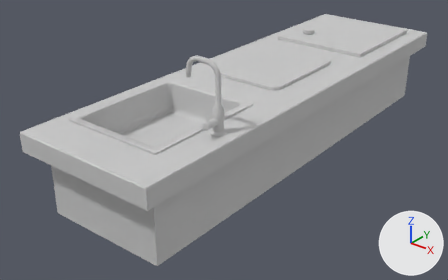
One commit to the FBX model Assets/07.Models/InGame/Ground.FBX: the scene before it, then after it.
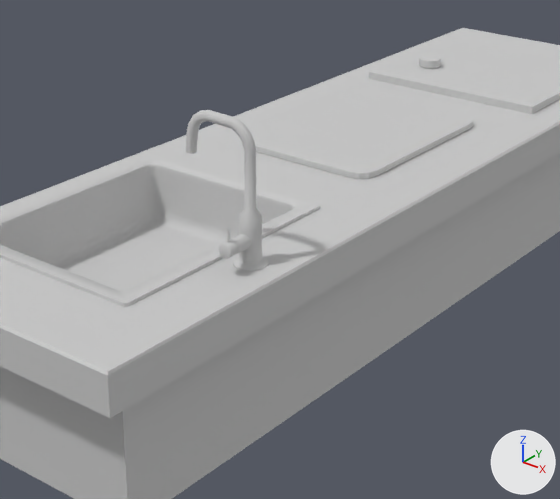
Each version appears first whole from a 50 mm lens placed at (127.3, -189.6, 78.3), pointed at (-6.0, -22.9, -25.0), and next in a close-up on the part from 21% to 84% of the width and 0% to 90% of the height. Lighting does not change. The marker at lower right points along +X, +Y and +Z. Where no turn or scale is listed for an object, it has been applied to the vertices.

Before the edit, the objects in view are built like this:
```python
me_mesh = bpy.data.meshes.new('Mesh')
me_mesh.from_pydata(...)  # 837 vertices, 1612 faces; spans x -27.0..27.0, y -90.0..90.0, z -31.0..21.0
me_mesh.materials.append(mat_material__3)  # its picture is missing
me_mesh_001 = bpy.data.meshes.new('Mesh.001')
me_mesh_001.from_pydata(...)  # 64 vertices, 55 faces; spans x -15.0..15.0, y -20.0..20.0, z -1.2..0.0
me_mesh_001.materials.append(mat_material__2)  # its picture is missing
ob_box001 = bpy.data.objects.new('Box001', me_mesh)
ob_box001.location = (0.0, -5.4, 0.0)
ob_box002 = bpy.data.objects.new('Box002', me_mesh_001)
ob_box002.location = (0.0, 0.0, 0.0)
```
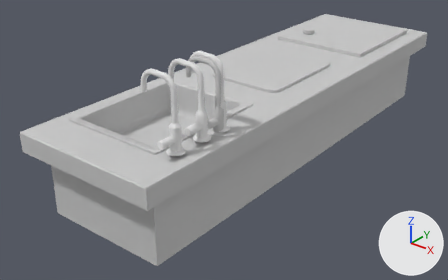
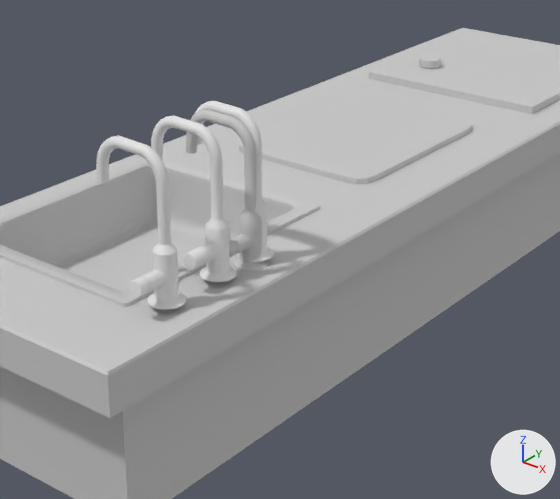
The newer file is also turned or shifted as a whole; pictures and numbers use the older file's frame.

Changed parts and their boxes (x1, y1, x2, y2) in the close-ups (560 x 499 px):
'Box002', moved: before (242, 93, 473, 179); after (239, 97, 472, 184)
'Cylinder005', added: after (96, 136, 186, 310)
'Cylinder004', added: after (151, 115, 237, 282)
'Cylinder003', added: after (195, 101, 274, 262)

Edits to the bpy script that builds the scene:
```text
Add me_mesh_001_1:
    me_mesh_001_1.from_pydata(...)  # 342 vertices, 680 faces; spans x -12.4..2.7, y -2.7..2.7, z 0.0..22.6
Add me_mesh_003:
    me_mesh_003.from_pydata(...)  # 504 vertices, 1004 faces; spans x -12.4..2.7, y -6.1..2.7, z 0.0..22.6
Add me_mesh_002:
    me_mesh_002.from_pydata(...)  # 594 vertices, 1168 faces; spans x -12.4..2.7, y -6.4..2.7, z 0.0..22.6
Change ob_box002:
    ob_box002.location: (0.0, 0.0, 0.0) -> (1.0, -2.2, -0.1)
Add ob_cylinder003:
    ob_cylinder003 = bpy.data.objects.new('Cylinder003', me_mesh_001_1)
    ob_cylinder003.location = (20.3, -57.3, -0.1)
Add ob_cylinder005:
    ob_cylinder005 = bpy.data.objects.new('Cylinder005', me_mesh_003)
    ob_cylinder005.location = (20.3, -77.2, -0.1)
Add ob_cylinder004:
    ob_cylinder004 = bpy.data.objects.new('Cylinder004', me_mesh_002)
    ob_cylinder004.location = (20.3, -66.2, -0.1)
```
